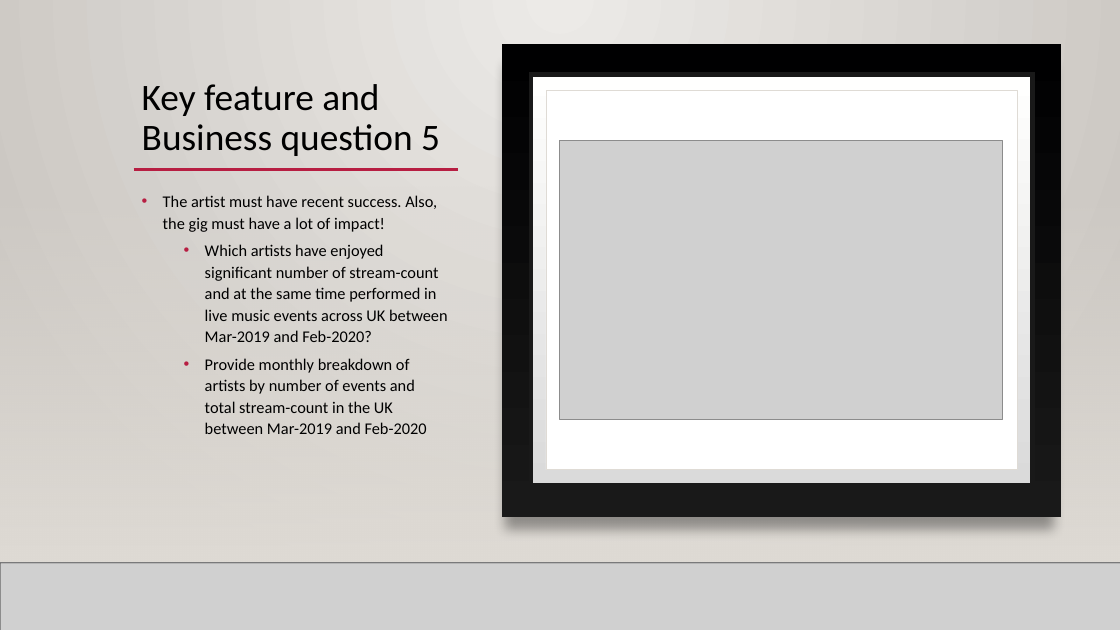
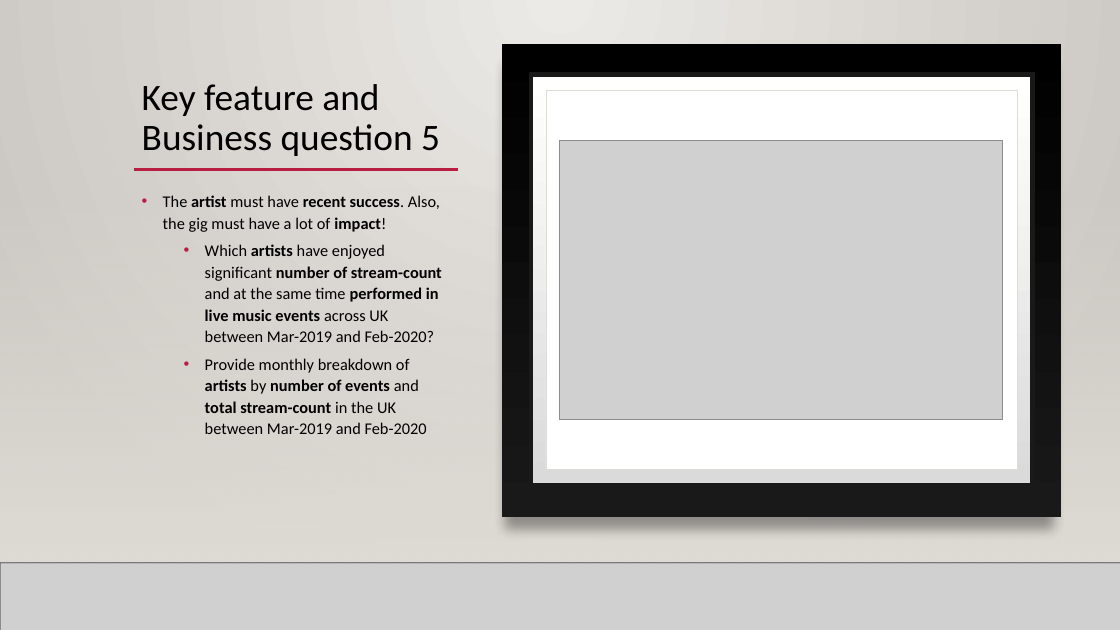
Before and after one commit to mahyarshu/Gigalytics, a slide deck: slide 28 of documents/Presentation/Innovators.pptx. Drawn at 1120x630 pixels with LibreOffice and Linux fonts; fonts in the diff are those of the drawing; grey boxes stand for pictures; background and template pictures are left out. Boxes give left, top, right and bottom in pixels: in the first picture for what was removed or moved away, otherwise in the second. Text is boxed around its words. In the diff, an @@ line names an element or a change of style, - is before the commit and + after.

```diff
--- a/documents/Presentation/Innovators.pptx
+++ b/documents/Presentation/Innovators.pptx
@@ text "The artist must have recent ..." at [163,195,442,434]: bold on in "artist recent success. impact!", "artists number of stream-count performed in live ...", "artists number of events total stream-count" @@
```
Also in this commit, not shown: 2 other slides changed.
